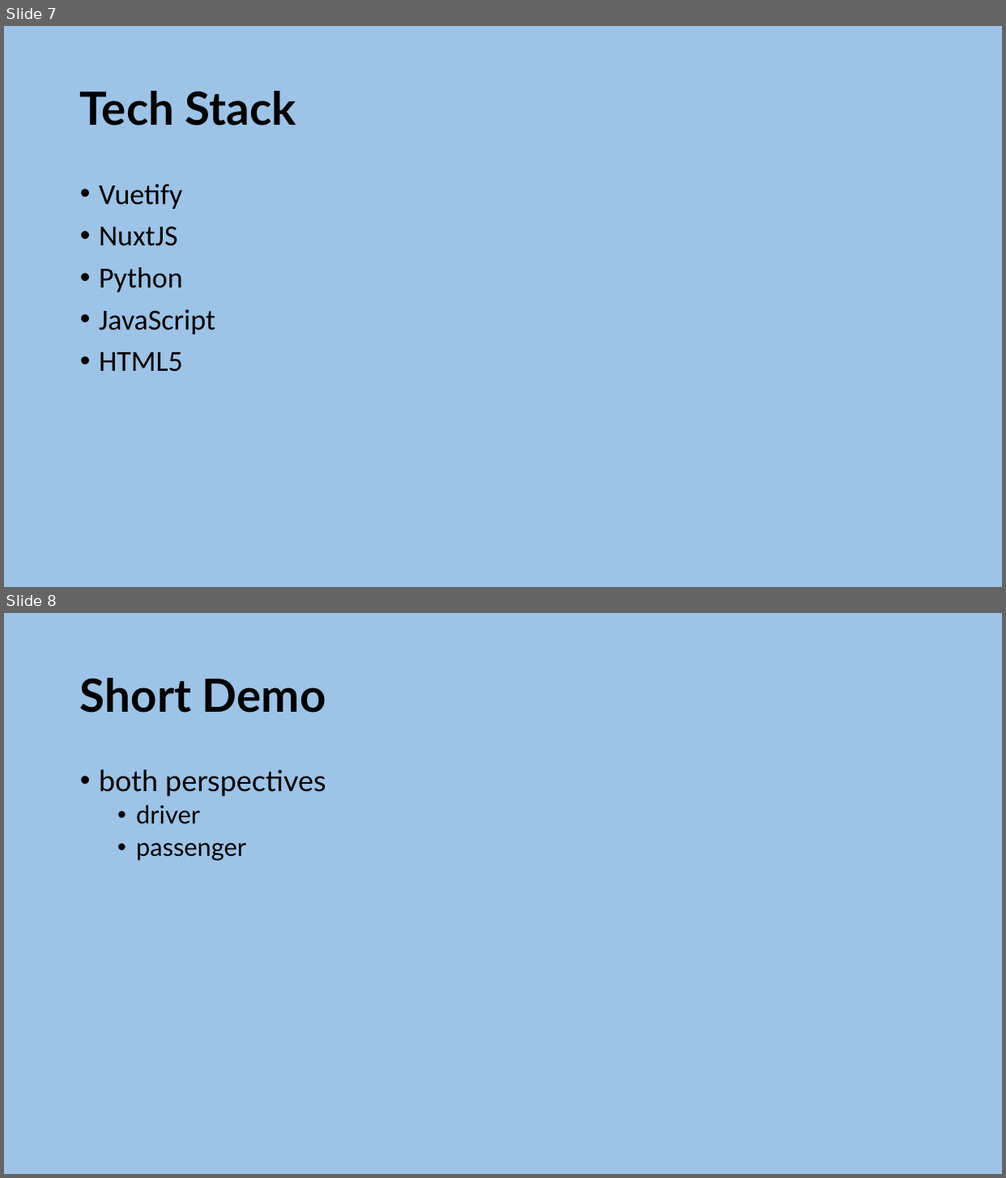
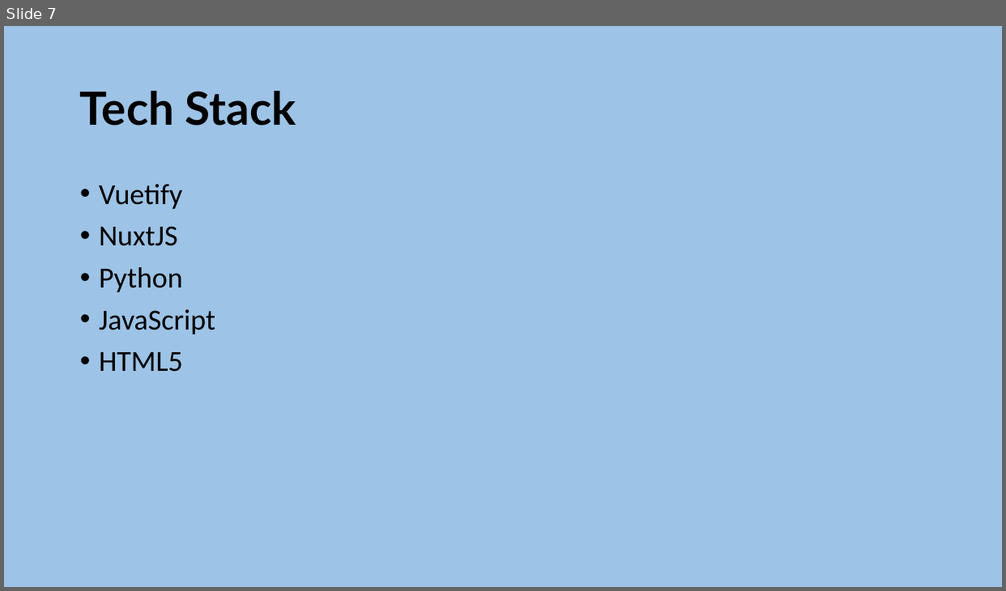
Before and after one commit to lumagician/dachfenster, a slide deck: static/dachfenster-pitch.pptx. Shown one above the other, each under a label of ours: slides 7 and 8 before the commit, slide 7 after it. The pictures are 1006x1178 and 1006x591 pixels, drawn with LibreOffice and Linux fonts; fonts in the diff are those of the drawing. Boxes give left, top, right and bottom in pixels: in the first picture for what was removed or moved away, otherwise in the second. Text is boxed around its words. In the diff, an @@ line names an element or a change of style, - is before the commit and + after.

```diff
--- a/static/dachfenster-pitch.pptx
+++ b/static/dachfenster-pitch.pptx
@@ slide 8 removed at [4, 613, 1002, 1174], background #9DC3E6 @@
@@ title removed at [80, 678, 326, 713] @@
-Short Demo
@@ text removed at [99, 769, 326, 861] @@
-• both perspectives
-  • driver
-  • passenger
```
Also in this commit, not shown: 1 slide changed, 1 other slide removed.
